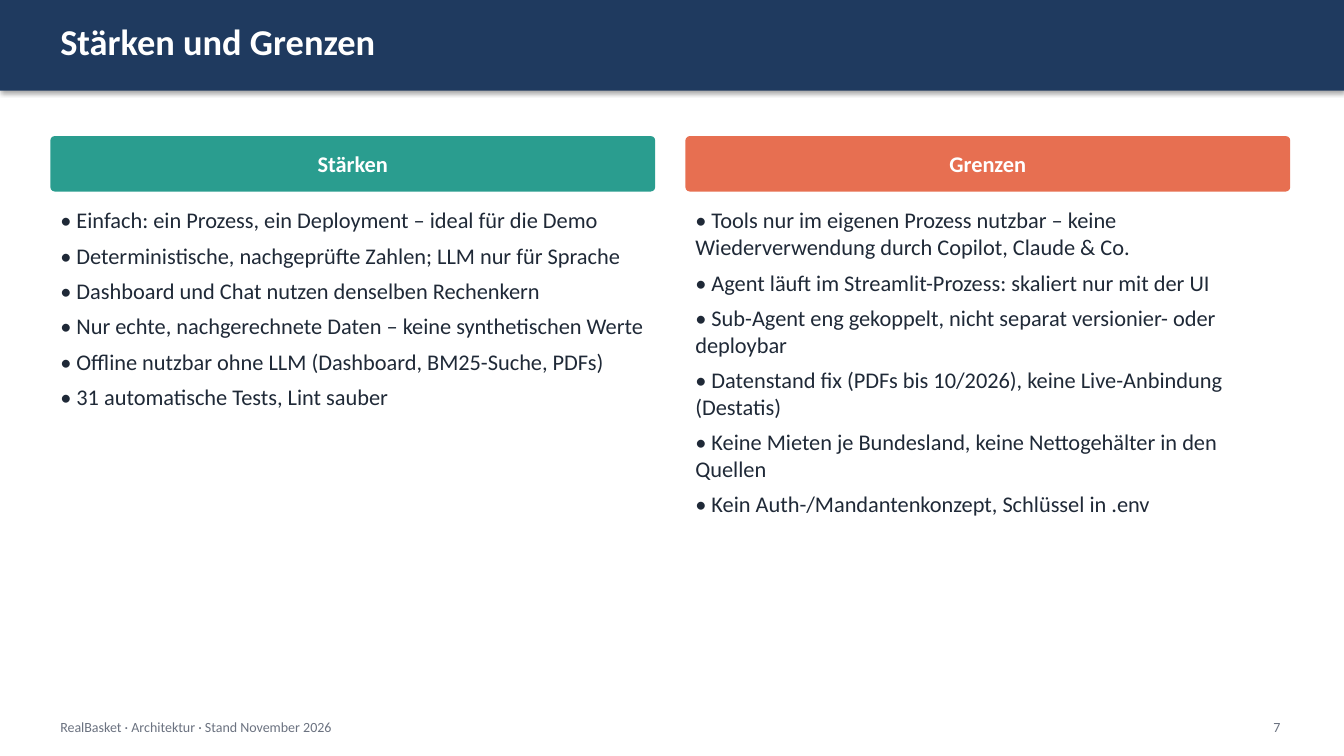
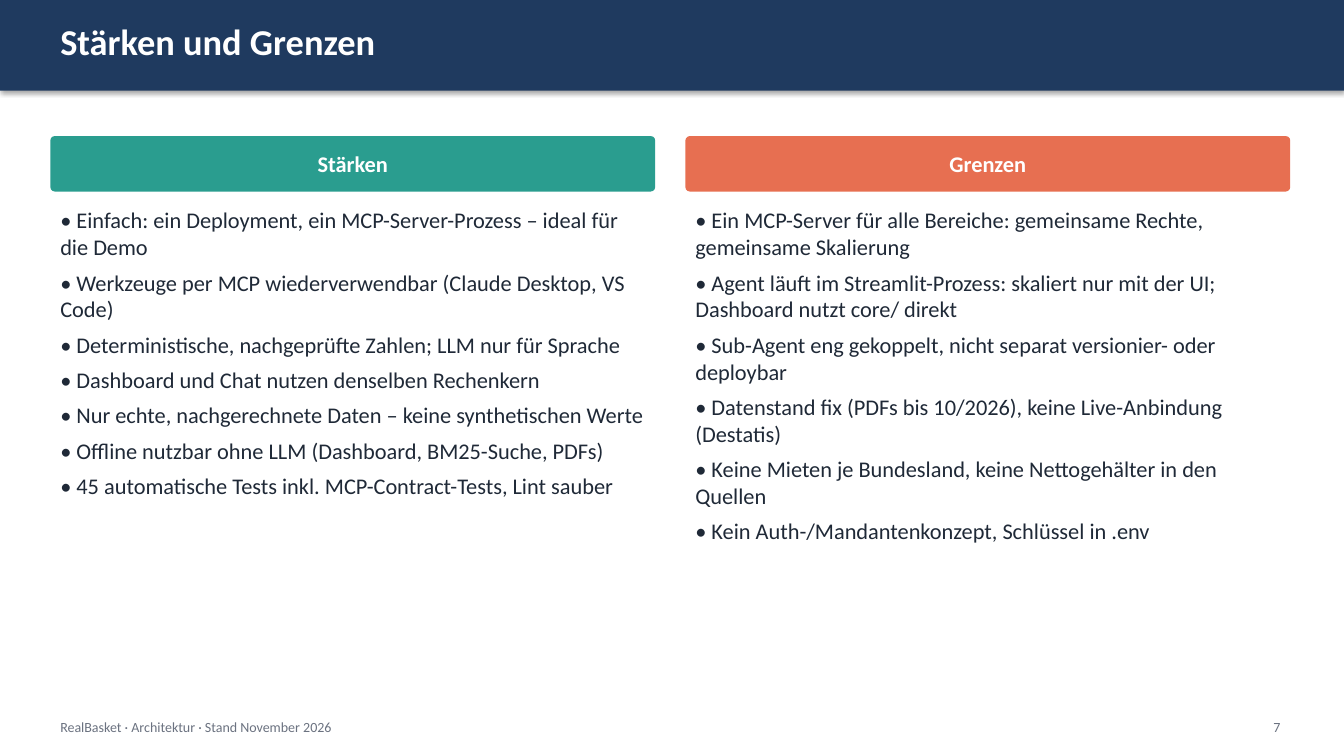
Before and after one commit to ValentinIliu1212/real-basket, a slide deck: slide 7 of docs/architecture/RealBasket_Architektur_Ist.pptx. Drawn at 1344x756 pixels with LibreOffice and Linux fonts; fonts in the diff are those of the drawing. Boxes give left, top, right and bottom in pixels: in the first picture for what was removed or moved away, otherwise in the second. Text is boxed around its words. In the diff, an @@ line names an element or a change of style, - is before the commit and + after.

Commit message:
MCP phase 1: one MCP server 'realbasket' with areas data, analysis, knowledge
- mcp_servers/server.py builds one server from data_tools, analysis_tools, knowledge_tools (--areas for a later split); console script real-basket-mcp

- analysis tools (investigate_deviation, get_regional_rents) moved from in-process Strands tools to MCP

- orchestrator uses a single MCPClient (stdio or MCP_URL); collector sub-agent filtered to get_prices

- fix: investigate_deviation(level=category) no longer overwrites the driver list with category labels

- 45 tests incl. MCP contract and stdio end-to-end tests; README, process doc and architecture decks updated

```diff
--- a/docs/architecture/RealBasket_Architektur_Ist.pptx
+++ b/docs/architecture/RealBasket_Architektur_Ist.pptx
@@ text at (x1=60, y1=212, x2=625, y2=320): text changed @@
-• Einfach: ein Prozess, ein Deployment – ideal für die Demo
+• Einfach: ein Deployment, ein MCP-Server-Prozess – ideal für die Demo
+• Werkzeuge per MCP wiederverwendbar (Claude Desktop, VS Code)
@@ text at (x1=695, y1=212, x2=1216, y2=318): text changed @@
-• Tools nur im eigenen Prozess nutzbar – keine Wiederverwendung durch Copilot, Claude & Co.
-• Agent läuft im Streamlit-Prozess: skaliert nur mit der UI
+• Ein MCP-Server für alle Bereiche: gemeinsame Rechte, gemeinsame Skalierung
+• Agent läuft im Streamlit-Prozess: skaliert nur mit der UI; Dashboard nutzt core/ direkt
@@ text at (x1=76, y1=478, x2=613, y2=497): text changed @@
-• 31 automatische Tests, Lint sauber
+• 45 automatische Tests inkl. MCP-Contract-Tests, Lint sauber
```
Also in this commit, not shown: 5 other slides changed, 22 other files.
